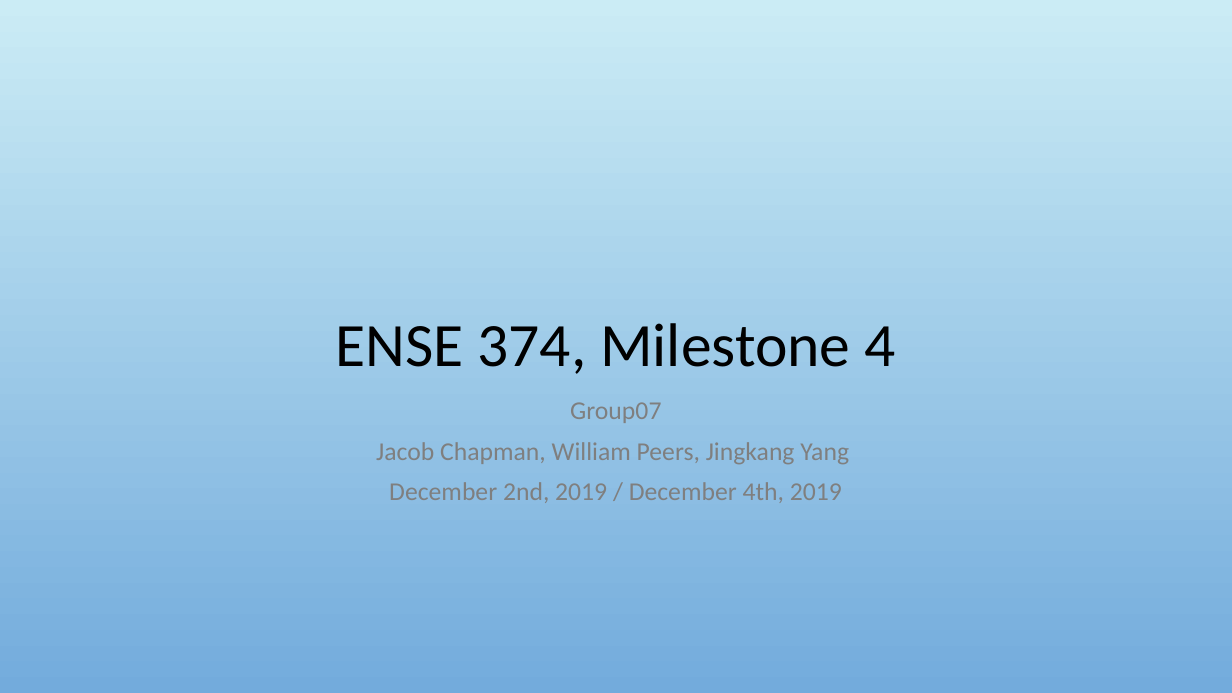
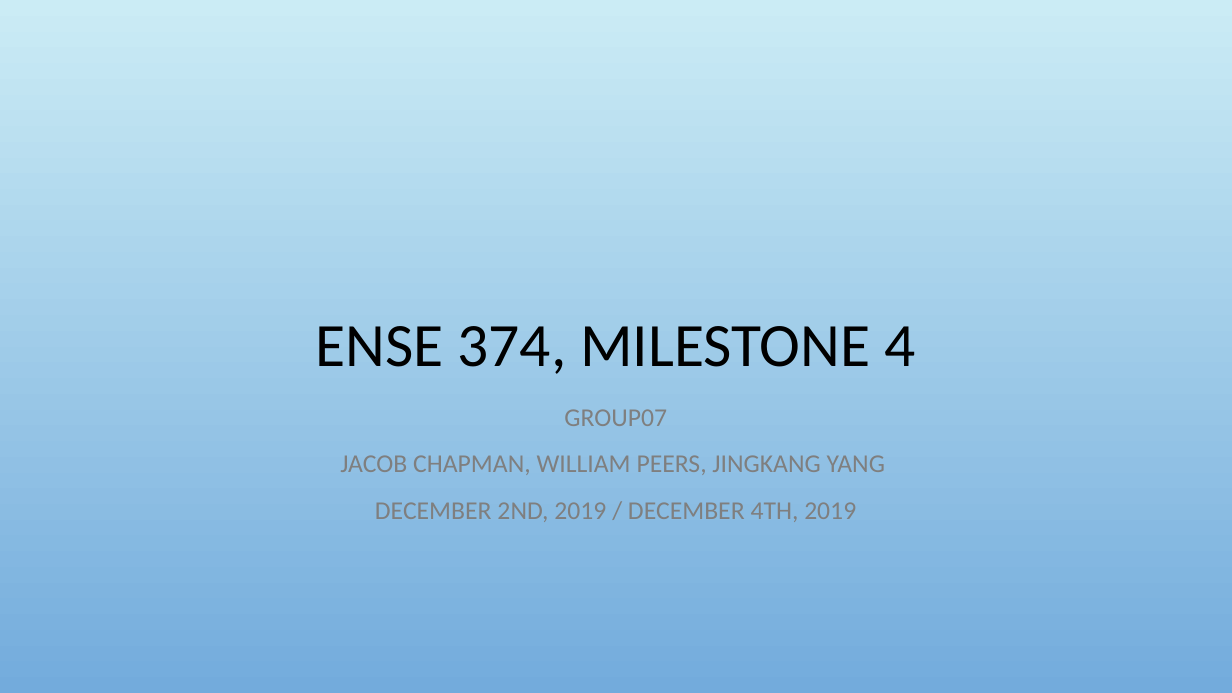
Before and after one commit to Jacobchapman99/ENSE-374-Group07-Project, a slide deck: slide 1 of Milestone4/Milestone 4.ppt. Drawn at 1232x693 pixels with LibreOffice and Linux fonts; fonts in the diff are those of the drawing; background and template pictures are left out. Boxes give left, top, right and bottom in pixels: in the first picture for what was removed or moved away, otherwise in the second. Text is boxed around its words. In the diff, an @@ line names an element or a change of style, - is before the commit and + after.

```diff
--- a/Milestone4/Milestone 4.ppt
+++ b/Milestone4/Milestone 4.ppt
@@ title at (x1=316, y1=326, x2=915, y2=374): text changed @@
-ENSE 374, Milestone 4
+ENSE 374, MILESTONE 4
@@ subtitle at (x1=340, y1=409, x2=885, y2=522): text changed @@
-Group07
-Jacob Chapman, William Peers, Jingkang Yang
-December 2nd, 2019 / December 4th, 2019
+GROUP07
+JACOB CHAPMAN, WILLIAM PEERS, JINGKANG YANG
+DECEMBER 2ND, 2019 / DECEMBER 4TH, 2019
```
Also in this commit, not shown: 18 other slides changed.
